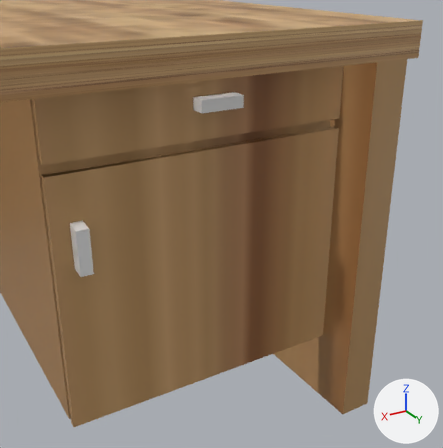
The glTF model assets/img/Asset_AR/Glb/meja3.glb, before and after one commit.
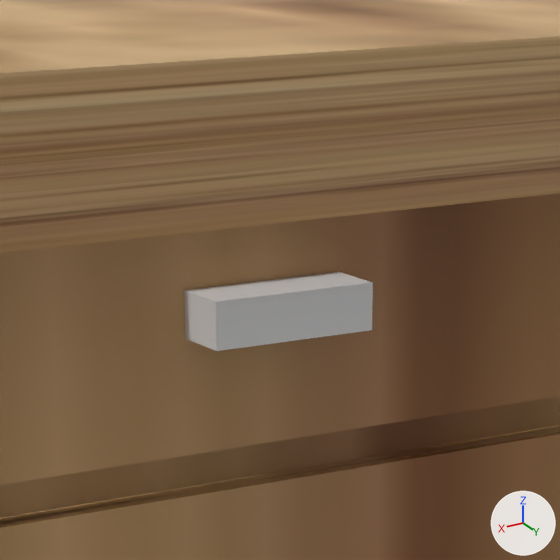
The first picture shows the older version from a camera (50 mm lens) standing at (-0.451, 1.734, 0.781) and looking at (-0.943, 0.915, 0.372). The close-ups show both versions on the part from 32% to 66% of the width and 4% to 38% of the height of that picture. Every picture has the same lights, and +X, +Y and +Z are marked at lower right. Where no turn or scale is listed for an object, it has been applied to the vertices.
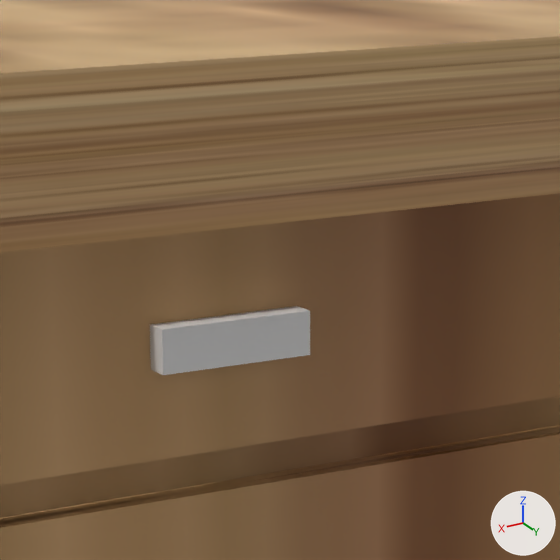
The newer file is also rescaled (x1.593), turned or shifted as a whole; pictures and numbers use the older file's frame.

Where the change shows, as pixel boxes [x1, y1, x2, y2] in the close-ups (560 x 560 px):
'Cube.002', moved, rescaled
    before: [184, 272, 373, 351]
    after: [150, 306, 310, 375]

The change, as a diff of the scene's bpy script:
```diff
--- a/assets/img/Asset_AR/Glb/meja3.glb.py
+++ b/assets/img/Asset_AR/Glb/meja3.glb.py
@@ ob_cube_002 @@
 ob_cube_002 = bpy.data.objects.new('Cube.002', me_cube_003)
-ob_cube_002.location = (-0.9687, 0.8367, 0.5652)
-ob_cube_002.scale = (0.04, 0.04, 0.0107)
+ob_cube_002.location = (-0.9487, 0.8228, 0.5527)
+ob_cube_002.scale = (0.0375, 0.0375, 0.01)
```
